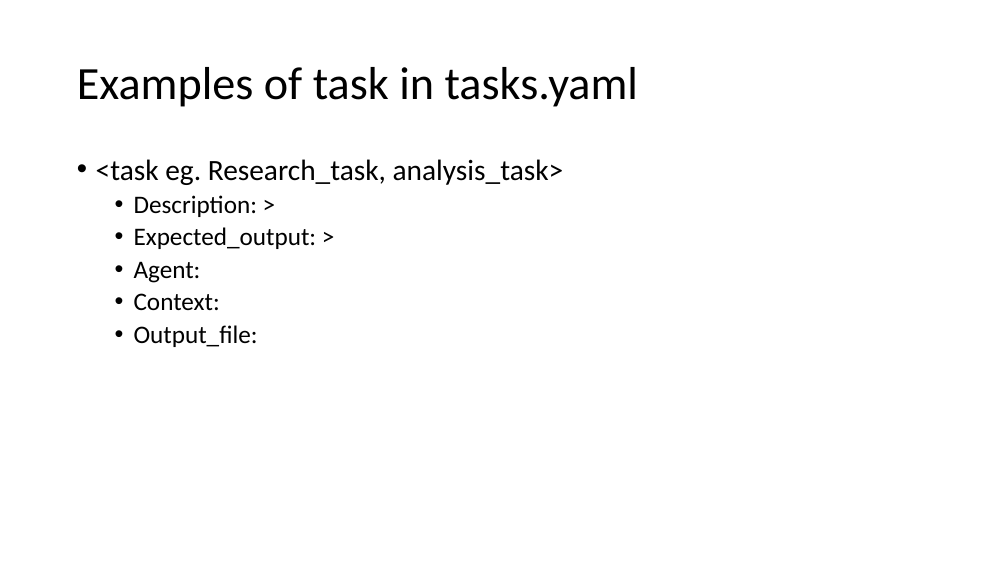
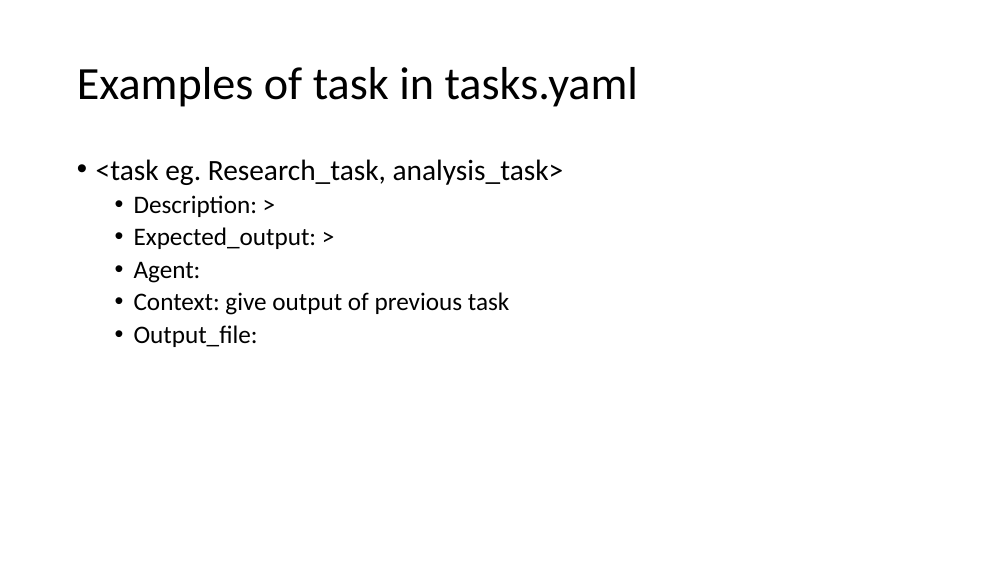
Before and after one commit to kindaichinisan/agents, a slide deck: slide 64 of wj_folder/AI Engineer Agentic Track.pptx. Drawn at 1008x567 pixels with LibreOffice and Linux fonts; fonts in the diff are those of the drawing. Boxes give left, top, right and bottom in pixels: in the first picture for what was removed or moved away, otherwise in the second. Text is boxed around its words. In the diff, an @@ line names an element or a change of style, - is before the commit and + after.

```diff
--- a/wj_folder/AI Engineer Agentic Track.pptx
+++ b/wj_folder/AI Engineer Agentic Track.pptx
@@ text at <box>134,292,509,315</box>: text changed @@
-  • Context:
+  • Context: give output of previous task
```
Also in this commit, not shown: 1 other slide changed, 16 slides added.
